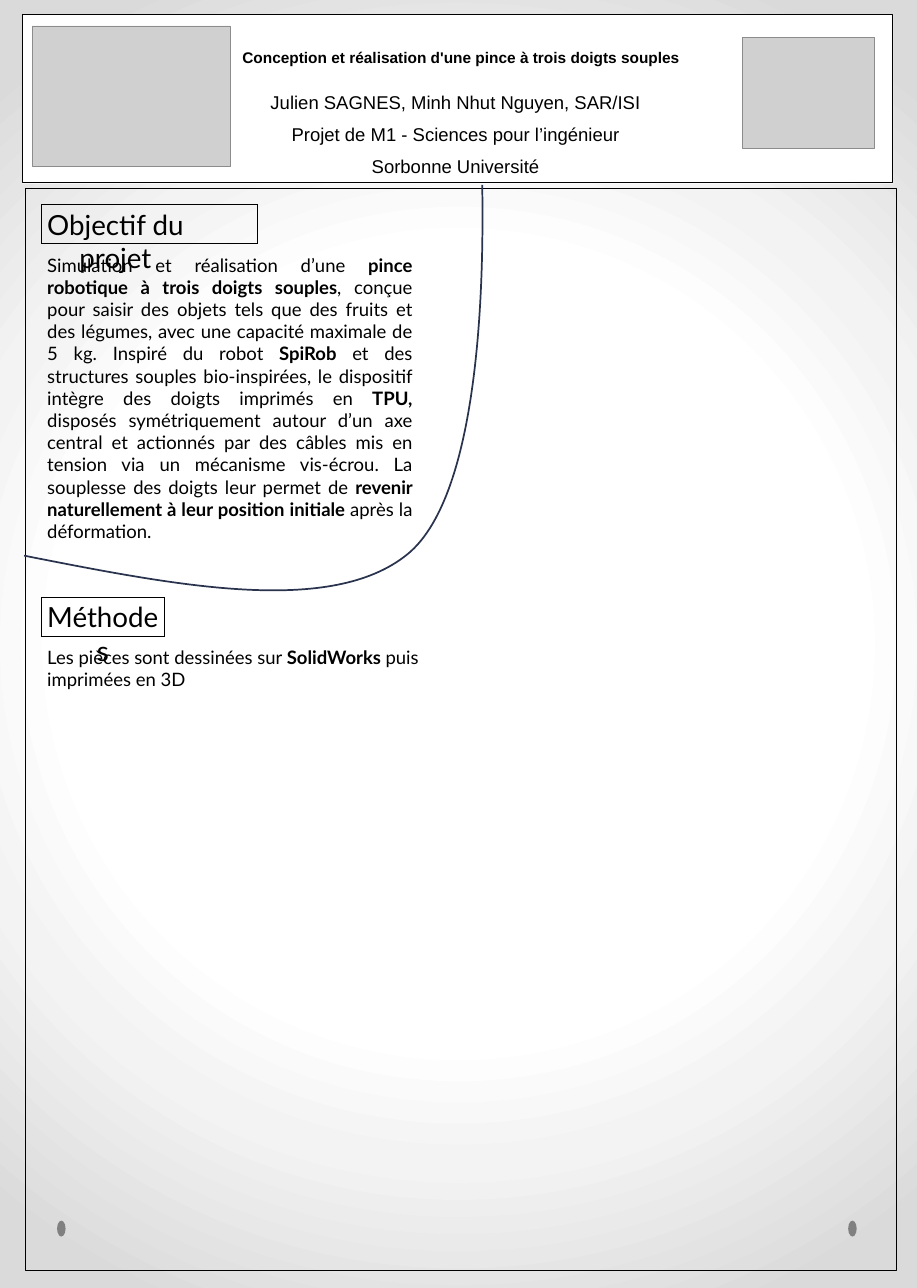
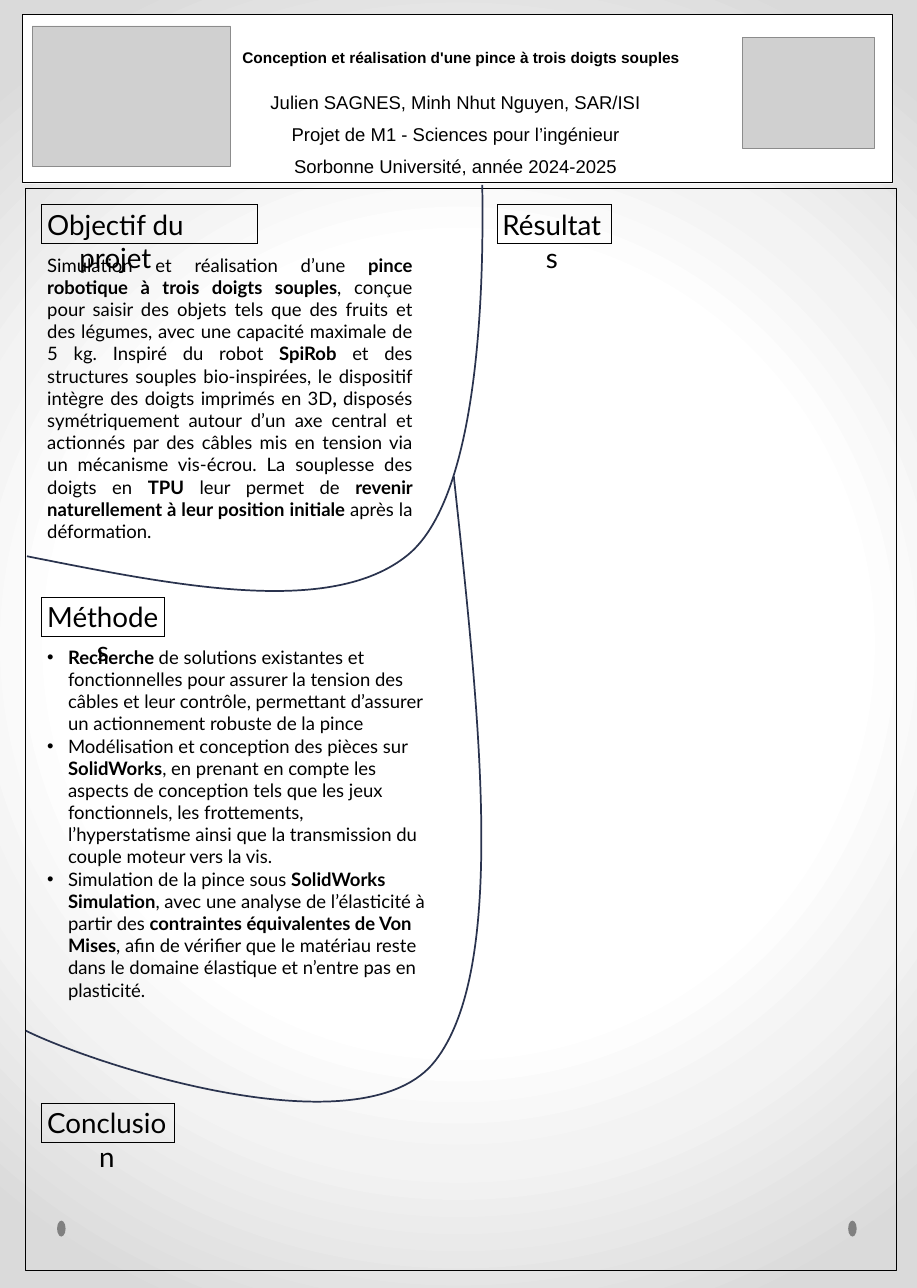
Before and after one commit to Raph1821/SpiRobs, a slide deck: slide 1 of POSTER.pptx. Drawn at 917x1288 pixels with LibreOffice and Linux fonts; fonts in the diff are those of the drawing; grey boxes stand for pictures; background and template pictures are left out. Boxes give left, top, right and bottom in pixels: in the first picture for what was removed or moved away, otherwise in the second. Text is boxed around its words. In the diff, an @@ line names an element or a change of style, - is before the commit and + after.

Commit message:
update poster

```diff
--- a/POSTER.pptx
+++ b/POSTER.pptx
@@ text at box(294, 159, 616, 176): text changed @@
-Sorbonne Université
+Sorbonne Université, année 2024-2025
@@ freeform shape at box(27, 185, 483, 591): outline redrawn @@
@@ rectangle added at box(497, 205, 611, 244), outline #000000 0.75 pt, 36 pt, text #000000 @@
+Résultats
@@ text at box(47, 258, 413, 538): text changed @@
-Simulation et réalisation d’une pince robotique à trois doigts souples, conçue pour saisir des objets tels que des fruits et des légumes, avec une capacité maximale de 5 kg. Inspiré du robot SpiRob et des structures souples bio-inspirées, le dispositif intègre des doigts imprimés en TPU, disposés symétriquement autour d’un axe central et actionnés par des câbles mis en tension via un mécanisme vis-écrou. La souplesse des doigts leur permet de revenir naturellement à leur position initiale après la déformation.
+Simulation et réalisation d’une pince robotique à trois doigts souples, conçue pour saisir des objets tels que des fruits et des légumes, avec une capacité maximale de 5 kg. Inspiré du robot SpiRob et des structures souples bio-inspirées, le dispositif intègre des doigts imprimés en 3D, disposés symétriquement autour d’un axe central et actionnés par des câbles mis en tension via un mécanisme vis-écrou. La souplesse des doigts en TPU leur permet de revenir naturellement à leur position initiale après la déformation.
@@ freeform shape added at box(26, 477, 482, 1102), outline #2A344F 2.25 pt @@
@@ text at box(68, 648, 425, 1000): text changed @@
-Les pièces sont dessinées sur SolidWorks puis imprimées en 3D
+• Recherche de solutions existantes et fonctionnelles pour assurer la tension des câbles et leur contrôle, permettant d’assurer un actionnement robuste de la pince
+• Modélisation et conception des pièces sur SolidWorks, en prenant en compte les aspects de conception tels que les jeux fonctionnels, les frottements, l’hyperstatisme ainsi que la transmission du couple moteur vers la vis.
+• Simulation de la pince sous SolidWorks Simulation, avec une analyse de l’élasticité à partir des contraintes équivalentes de Von Mises, afin de vérifier que le matériau reste dans le domaine élastique et n’entre pas en plasticité.
@@ rectangle added at box(42, 1104, 175, 1143), outline #000000 0.75 pt, 36 pt, text #000000 @@
+Conclusion
```
Also in this commit, not shown: 5 other files.
